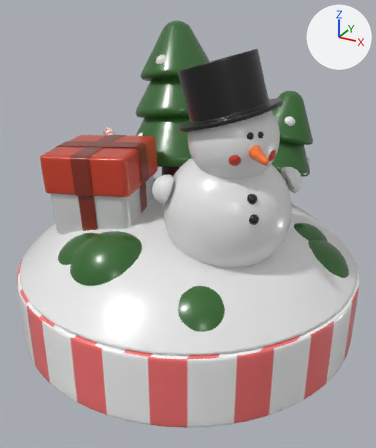
One commit to the glTF model public/model.glb: the scene before it, then after it.
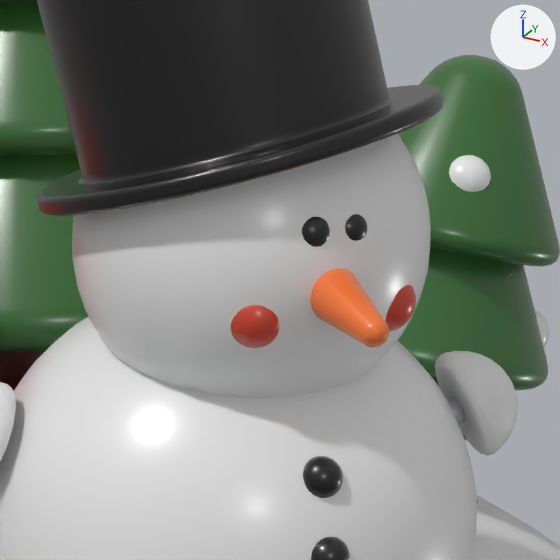
The first picture shows the older version from a 50 mm lens placed at (2.71, -4.93, 3.66), pointed at (0.08, -0.16, 1.27). The close-ups show both versions on the part from 45% to 83% of the width and 17% to 49% of the height of that picture; other places that the commit changed are outside them. Every picture has the same lights, and +X, +Y and +Z are marked at upper right. Where no turn or scale is listed for an object, it has been applied to the vertices.

In view in the first close-up: '柱体.016', '柱体.017', '柱体.020', '柱体.021', '柱体.024', '柱体.025', '棱角球.002', '棱角球.003', '球体.020', '球体.023', '球体.024', '球体.025', '球体.026', '球体.027', '球体.031'.
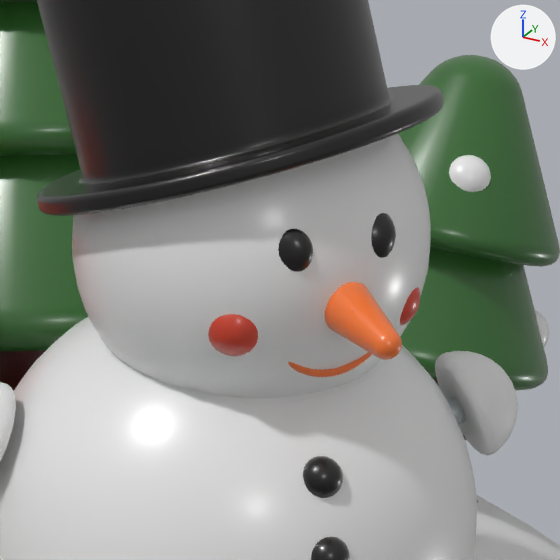
Where the change shows, as pixel boxes [x1, y1, x2, y2] in the close-ups (560 x 560 px):
'柱体.024', moved: before [310, 268, 389, 348]; after [325, 282, 402, 360]
'球体.026', moved: before [231, 305, 280, 348]; after [208, 314, 258, 356]
'球体.024', moved, rescaled: before [302, 217, 330, 247]; after [278, 229, 313, 272]
'球体.025', moved, rescaled: before [345, 214, 367, 241]; after [371, 213, 396, 258]
'球体.027', moved: before [385, 285, 416, 331]; after [400, 287, 420, 325]
'环体', added: after [288, 352, 372, 377]

Patch to the scene script:
```diff
--- a/public/model.glb.py
+++ b/public/model.glb.py
@@ me_环体 @@
+me_环体.from_pydata(...)  # 1274 vertices, 2544 faces; spans x -0.095..0.107, y -0.144..0.153, z -0.182..0.06
+me_环体.materials.append(mat_ornage)  # orange #f77731
@@ ob_柱体_024 @@
 ob_柱体_024 = bpy.data.objects.new('柱体.024', me_柱体_024)
-ob_柱体_024.location = (1.056, -0.77, 2.426)
+ob_柱体_024.location = (1.076, -0.738, 2.392)
@@ ob_球体_024 @@
 ob_球体_024 = bpy.data.objects.new('球体.024', me_球体_025)
-ob_球体_024.location = (1.037, -0.809, 2.547)
-ob_球体_024.scale = (0.0505, 0.0505, 0.0505)
+ob_球体_024.location = (1.004, -0.855, 2.511)
+ob_球体_024.scale = (0.061, 0.0413, 0.061)
@@ ob_球体_025 @@
 ob_球体_025 = bpy.data.objects.new('球体.025', me_球体_026)
-ob_球体_025.location = (1.093, -0.737, 2.547)
-ob_球体_025.scale = (0.0505, 0.0505, 0.0505)
+ob_球体_025.location = (1.12, -0.681, 2.521)
+ob_球体_025.scale = (0.0692, 0.0539, 0.0692)
@@ ob_球体_026 @@
 ob_球体_026 = bpy.data.objects.new('球体.026', me_球体_027)
-ob_球体_026.location = (0.941, -0.874, 2.358)
+ob_球体_026.location = (0.9, -0.888, 2.337)
@@ ob_球体_027 @@
 ob_球体_027 = bpy.data.objects.new('球体.027', me_球体_028)
-ob_球体_027.location = (1.146, -0.598, 2.353)
+ob_球体_027.location = (1.138, -0.545, 2.346)
@@ ob_环体 @@
+ob_环体 = bpy.data.objects.new('环体', me_环体)
+ob_环体.location = (1.069, -0.734, 2.384)
```
